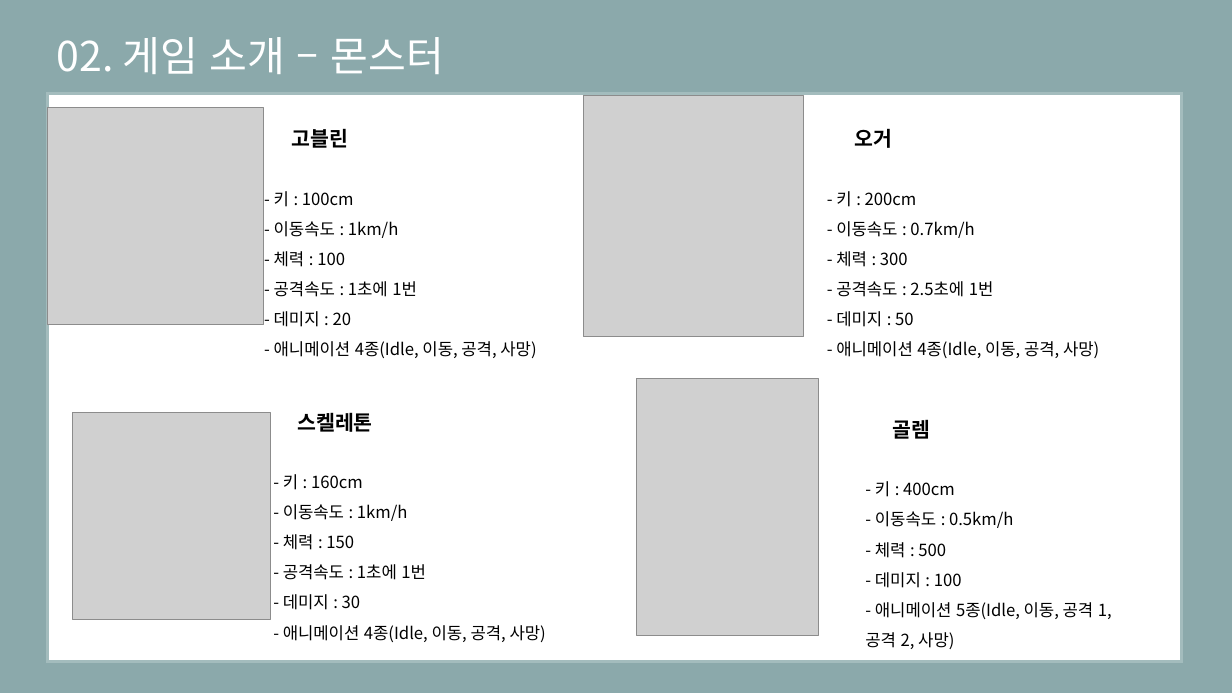
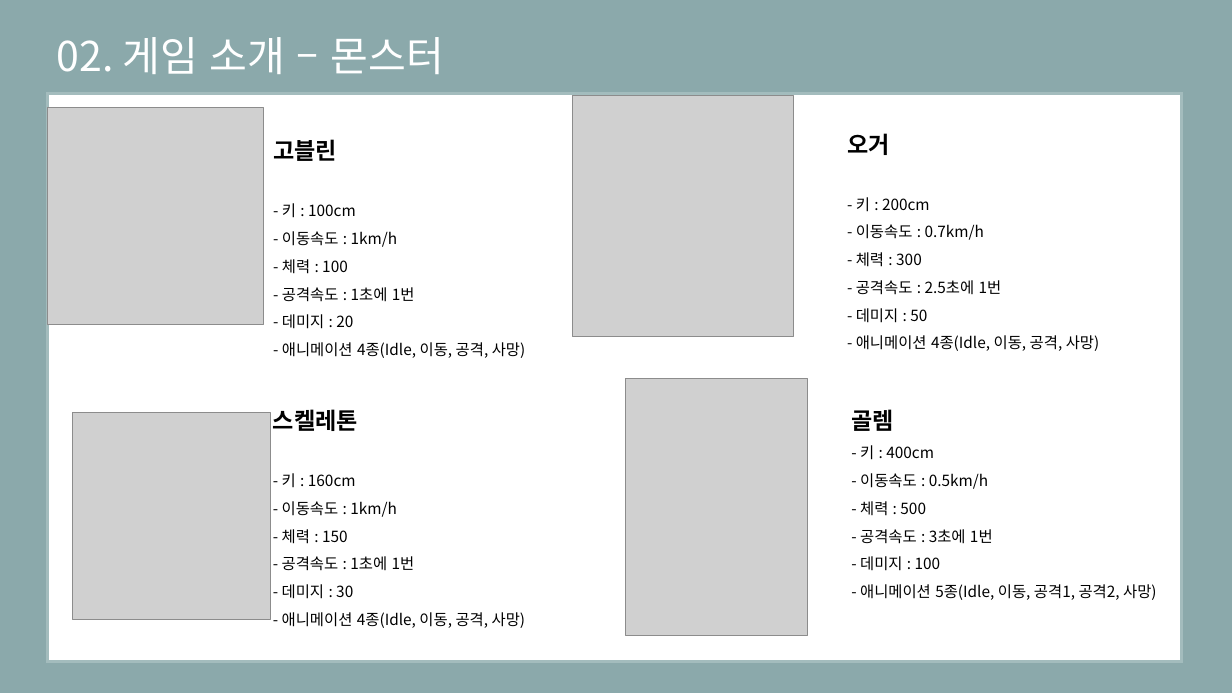
Before and after one commit to eunjiyun/Graduation_Work, a slide deck: slide 8 of Game_Design/2019184003 김 선아 장르 제안서.pptx. Drawn at 1232x693 pixels with LibreOffice and Linux fonts; fonts in the diff are those of the drawing; grey boxes stand for pictures. Boxes give left, top, right and bottom in pixels: in the first picture for what was removed or moved away, otherwise in the second. Text is boxed around its words. In the diff, an @@ line names an element or a change of style, - is before the commit and + after.

```diff
--- a/Game_Design/2019184003 김 선아 장르 제안서.pptx
+++ b/Game_Design/2019184003 김 선아 장르 제안서.pptx
@@ text "고블린": place and size @@
-text "고블린" at box(274, 128, 536, 358)
+text "고블린" at box(273, 139, 526, 358)
@@ text "고블린" at box(273, 139, 526, 358): size 16 to 18 pt in "고블린"; size 13 to 12 pt @@
@@ picture: place and size @@
-picture at box(583, 95, 804, 336)
+picture at box(573, 95, 794, 336)
@@ text "오거": place and size @@
-text "오거" at box(836, 128, 1099, 358)
+text "오거" at box(847, 133, 1100, 351)
@@ text "오거" at box(847, 133, 1100, 351): size 16 to 18 pt in "오거"; size 13 to 12 pt @@
@@ text "스켈레톤" at box(273, 409, 526, 628): size 16 to 18 pt in "스켈레톤"; size 13 to 12 pt @@
@@ picture: place and size @@
-picture at box(637, 378, 819, 635)
+picture at box(626, 378, 808, 635)
@@ text "골렘": place and size @@
-text "골렘" at box(865, 420, 1112, 649)
+text "골렘" at box(851, 409, 1157, 600)
@@ text at box(851, 409, 988, 571): size 16 to 18 pt in "골렘"; size 13 to 12 pt in "- 키 : 400cm", "- 이동속도 : 0.5km/h", "- 체력 : 500", "- 데미지 : 100" @@
@@ text at box(860, 529, 993, 544): paragraph added @@
+- 공격속도 : 3초에 1번
@@ text at box(860, 584, 1157, 600): text changed; size 13 to 12 pt @@
-- 애니메이션 5종(Idle, 이동, 공격 1, 공격 2, 사망)
+- 애니메이션 5종(Idle, 이동, 공격1, 공격2, 사망)
```
Also in this commit, not shown: 6 other slides changed, 1 slide added.
